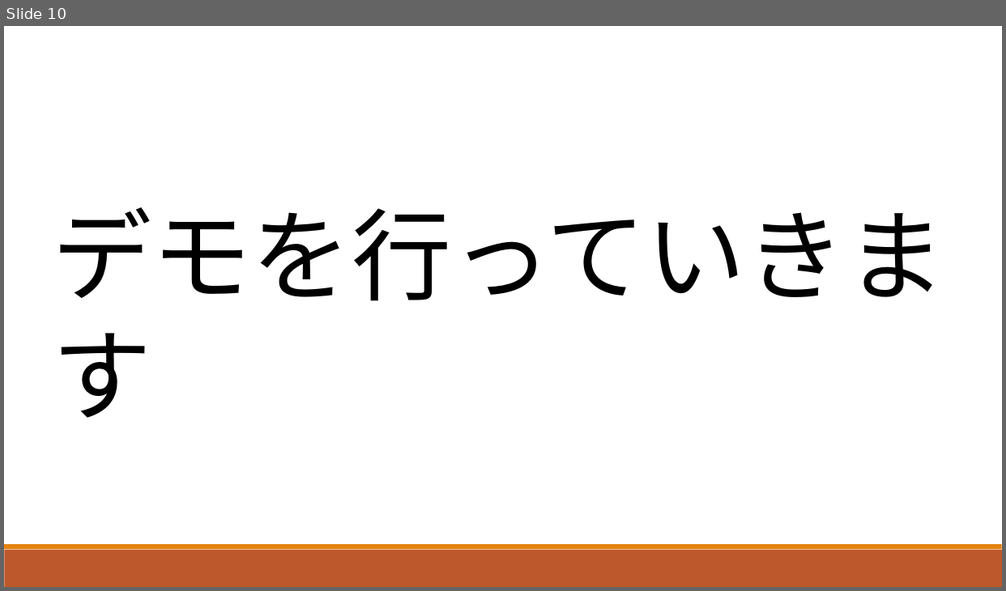
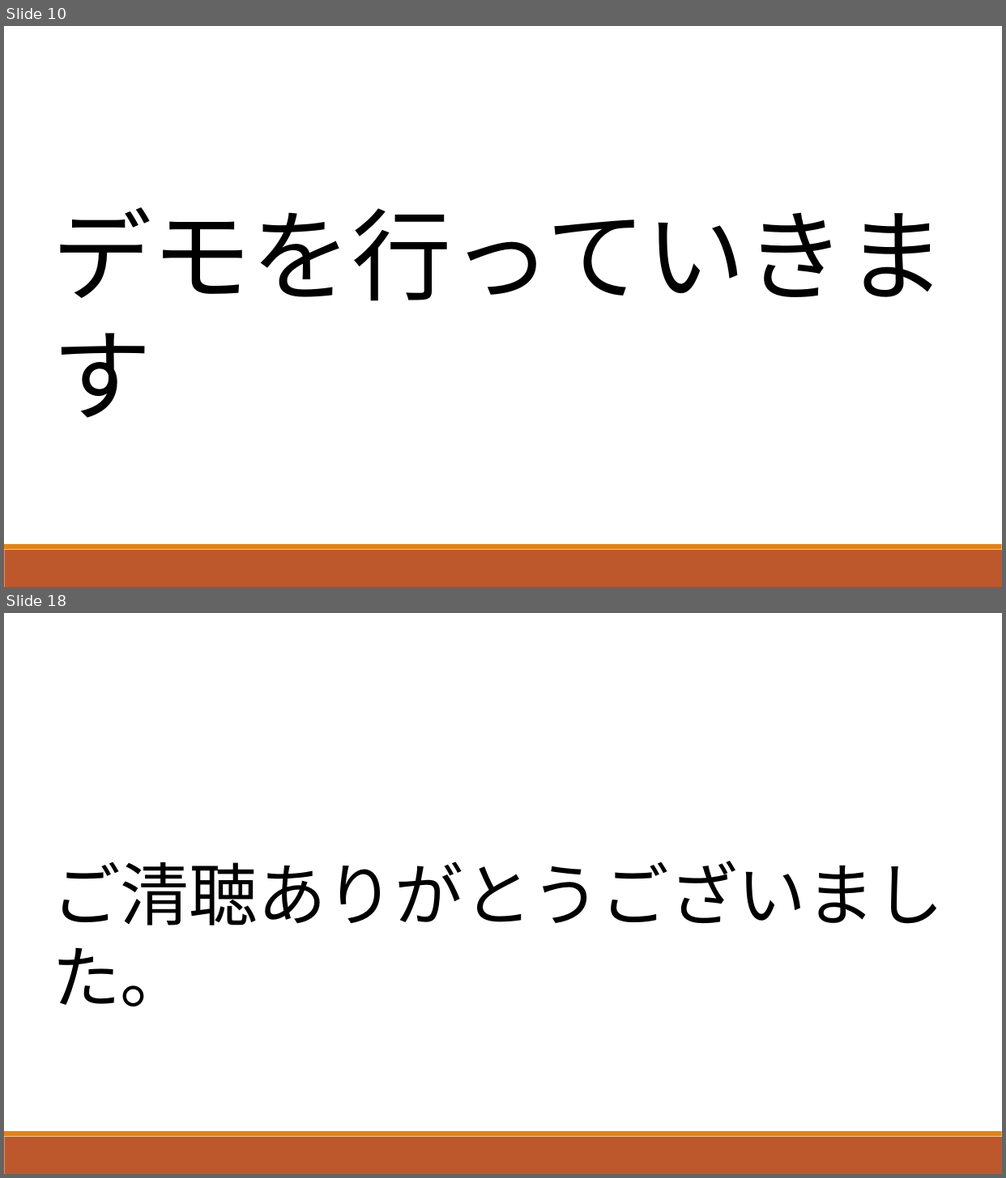
Before and after one commit to ShunjiYamamoto/groupA, a slide deck: 9.発表資料/グループ開発_Aグループ発表資料.pptx. Shown one above the other, each under a label of ours: slide 10 before the commit, slides 10 and 18 after it; the slides between them are not shown. The pictures are 1006x591 and 1006x1178 pixels, drawn with LibreOffice and Linux fonts; fonts in the diff are those of the drawing. Boxes give left, top, right and bottom in pixels: in the first picture for what was removed or moved away, otherwise in the second. Text is boxed around its words. In the diff, an @@ line names an element or a change of style, - is before the commit and + after.

```diff
--- a/9.発表資料/グループ開発_Aグループ発表資料.pptx
+++ b/9.発表資料/グループ開発_Aグループ発表資料.pptx
@@ slide 18 added at <box>4,613,1002,1174</box>, background #FFFFFF; not listed: 2 template elements that a slide beside it also shows @@
@@ text added at <box>52,861,944,1007</box>, 66 pt, text #000000 @@
+ご清聴ありがとうございました。
```
Also in this commit, not shown: 8 slides changed, 1 other slide added, 1 slide removed.
